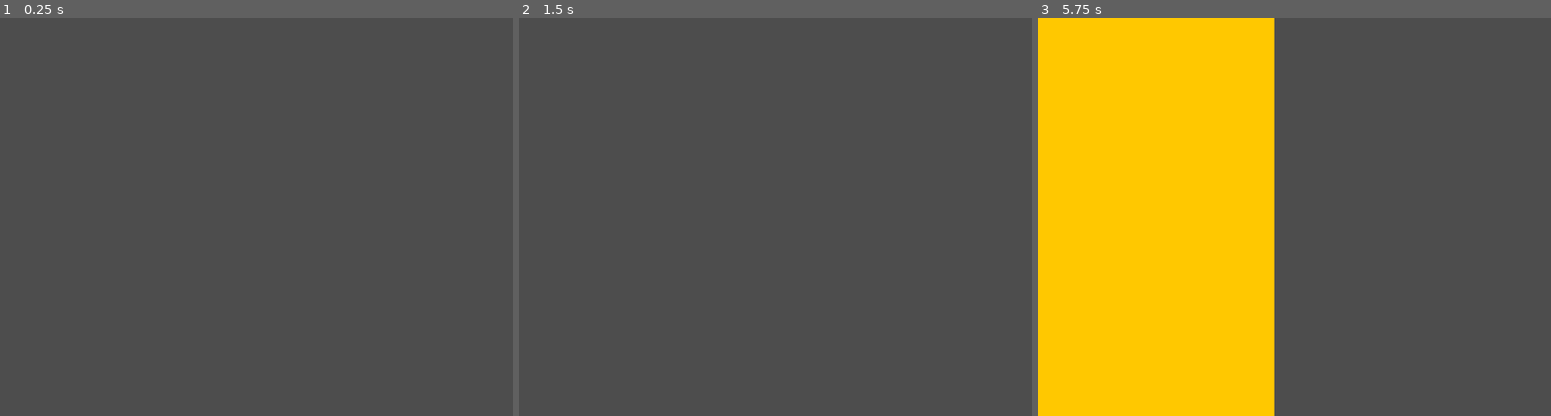
Above: before the commit, frames 1-3 (left to right).
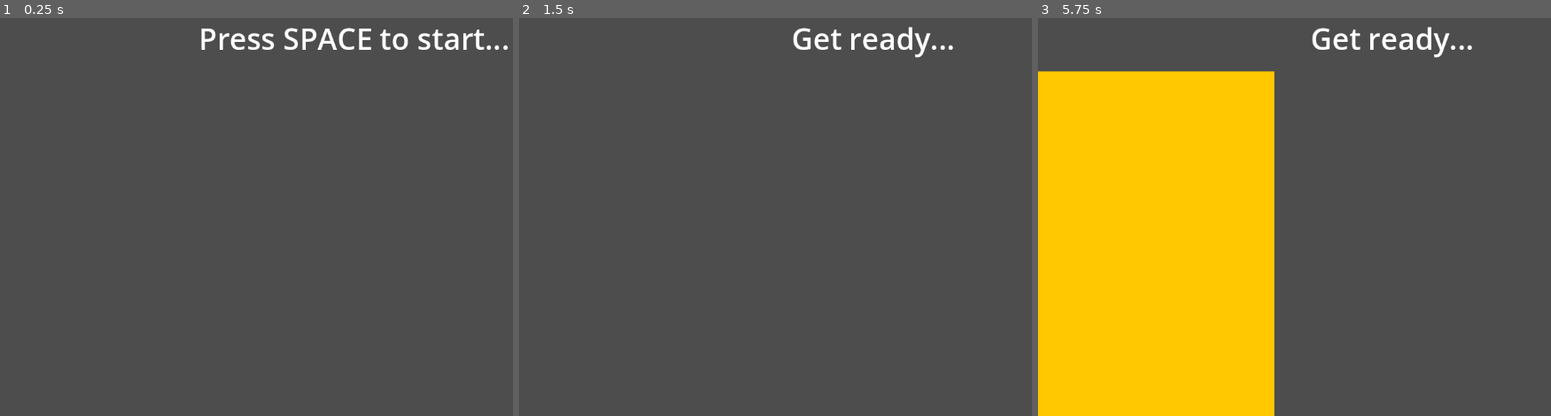
Above: after the commit, the same moments.

Repository: phrasmotica/workout-companion
Game: Godot game, scene res://scenes/app.tscn
The game is run twice, just before and just after one commit, with the same random seed, the same clock (stepped at 60 frames per second) and the same inputs.
Inputs:
- Up to frame 1 (0.25 s): no input
- Up to frame 2 (1.5 s): tap Space at 0.5 s; tap Enter (ui_accept) at 0.77, 1.25 s
- Up to frame 3 (5.75 s): tap Enter (ui_accept) at 1.52, 2, 2.75, 3.02, 3.5, 3.77, 4.25, 4.52 s

The runs differ from the first frame. In frame 1, 1.2% of the frame differs, in the area x 39-99%, y 2-8%; in frame 2, 0.6%; in frame 3, 6.9%, in the area x 0-85%, y 0-14%.

Commit message:
Add status message and rep counter to app

Diff:
--- a/scenes/app.tscn
+++ b/scenes/app.tscn
@@ -1,18 +1,22 @@
-[gd_scene load_steps=7 format=3 uid="uid://v6tj6nloub77"]
+[gd_scene load_steps=9 format=3 uid="uid://v6tj6nloub77"]
 
 [ext_resource type="Script" uid="uid://dphjta0fnof0s" path="res://scripts/app.gd" id="1_fee65"]
 [ext_resource type="PackedScene" uid="uid://dq00nnlosn23m" path="res://scenes/key_listener.tscn" id="1_hu2qg"]
 [ext_resource type="PackedScene" uid="uid://dtajkb5vd5nal" path="res://scenes/flasher.tscn" id="1_jv4sb"]
 [ext_resource type="Script" uid="uid://x4gkwisjojn1" path="res://scripts/workout.gd" id="2_vchjt"]
 [ext_resource type="PackedScene" uid="uid://jw8x56hddkq3" path="res://scenes/countdown.tscn" id="3_uvl1u"]
+[ext_resource type="PackedScene" uid="uid://c3ny8dq1xas7h" path="res://scenes/status_message.tscn" id="4_k6d74"]
+[ext_resource type="PackedScene" uid="uid://cpcr2u4jlkqua" path="res://scenes/rep_counter.tscn" id="5_ljqyw"]
 
 [sub_resource type="Resource" id="Resource_a7fap"]
 script = ExtResource("2_vchjt")
 reps = 20
 
-[node name="App" type="Node2D"]
+[node name="App" type="Node2D" node_paths=PackedStringArray("status_message", "rep_counter")]
 script = ExtResource("1_fee65")
 workout = SubResource("Resource_a7fap")
+status_message = NodePath("MarginContainer/VBoxContainer/StatusMessage")
+rep_counter = NodePath("MarginContainer/VBoxContainer/RepCounter")
 
 [node name="KeyListener" parent="." instance=ExtResource("1_hu2qg")]
 
@@ -20,16 +24,32 @@
 offset_right = 1152.0
 offset_bottom = 648.0
 
-[node name="Countdown" parent="MarginContainer" instance=ExtResource("3_uvl1u")]
+[node name="VBoxContainer" type="VBoxContainer" parent="MarginContainer"]
+layout_mode = 2
+theme_override_constants/separation = 20
+
+[node name="StatusMessage" parent="MarginContainer/VBoxContainer" instance=ExtResource("4_k6d74")]
+layout_mode = 2
+
+[node name="RepCounter" parent="MarginContainer/VBoxContainer" instance=ExtResource("5_ljqyw")]
+visible = false
+layout_mode = 2
+count = 0
+
+[node name="MarginContainer" type="MarginContainer" parent="MarginContainer/VBoxContainer"]
+layout_mode = 2
+size_flags_vertical = 3
+
+[node name="Countdown" parent="MarginContainer/VBoxContainer/MarginContainer" instance=ExtResource("3_uvl1u")]
 unique_name_in_owner = true
 layout_mode = 2
 
-[node name="Flasher" parent="MarginContainer" instance=ExtResource("1_jv4sb")]
+[node name="Flasher" parent="MarginContainer/VBoxContainer/MarginContainer" instance=ExtResource("1_jv4sb")]
 unique_name_in_owner = true
 visible = false
 layout_mode = 2
 
 [connection signal="pressed_start" from="KeyListener" to="." method="_on_key_listener_pressed_start"]
-[connection signal="cancelled" from="MarginContainer/Countdown" to="." method="_on_countdown_cancelled"]
-[connection signal="finished" from="MarginContainer/Countdown" to="." method="_on_countdown_finished"]
-[connection signal="flashed" from="MarginContainer/Flasher" to="." method="_on_flasher_flashed"]
+[connection signal="cancelled" from="MarginContainer/VBoxContainer/MarginContainer/Countdown" to="." method="_on_countdown_cancelled"]
+[connection signal="finished" from="MarginContainer/VBoxContainer/MarginContainer/Countdown" to="." method="_on_countdown_finished"]
+[connection signal="flashed" from="MarginContainer/VBoxContainer/MarginContainer/Flasher" to="." method="_on_flasher_flashed"]
--- /dev/null
+++ b/scenes/rep_counter.tscn
@@ -0,0 +1,16 @@
+[gd_scene load_steps=2 format=3 uid="uid://cpcr2u4jlkqua"]
+
+[ext_resource type="Script" uid="uid://brkdkh4y4cew6" path="res://scripts/rep_counter.gd" id="1_oj8hc"]
+
+[node name="RepCounter" type="VBoxContainer"]
+custom_minimum_size = Vector2(400, 0)
+script = ExtResource("1_oj8hc")
+count = 1
+max_count = 20
+
+[node name="Label" type="Label" parent="."]
+unique_name_in_owner = true
+layout_mode = 2
+theme_override_font_sizes/font_size = 48
+text = "Rep 1 of 20"
+horizontal_alignment = 1
--- /dev/null
+++ b/scenes/status_message.tscn
@@ -0,0 +1,21 @@
+[gd_scene load_steps=2 format=3 uid="uid://c3ny8dq1xas7h"]
+
+[ext_resource type="Script" uid="uid://b5wq6ocoud721" path="res://scripts/status_message.gd" id="1_0pn5e"]
+
+[node name="StatusMessage" type="VBoxContainer"]
+script = ExtResource("1_0pn5e")
+
+[node name="PressToStartLabel" type="Label" parent="."]
+unique_name_in_owner = true
+layout_mode = 2
+theme_override_font_sizes/font_size = 48
+text = "Press SPACE to start..."
+horizontal_alignment = 1
+
+[node name="GetReadyLabel" type="Label" parent="."]
+unique_name_in_owner = true
+visible = false
+layout_mode = 2
+theme_override_font_sizes/font_size = 48
+text = "Get ready..."
+horizontal_alignment = 1
--- a/scripts/app.gd
+++ b/scripts/app.gd
@@ -5,6 +5,12 @@
 
 @export
 var start_immediately := false
+
+@export
+var status_message: StatusMessage
+
+@export
+var rep_counter: RepCounter
 
 @onready
 var countdown: Countdown = %Countdown
@@ -26,6 +32,10 @@
 
 		print("do_countdown: started countdown")
 
+	if status_message:
+		status_message.show()
+		status_message.message = StatusMessage.MessageType.GET_READY
+
 func move_to_flasher():
 	if countdown:
 		countdown.hide()
@@ -41,12 +51,27 @@
 
 		print("move_to_flasher: start_stopped flasher")
 
+	if status_message:
+		status_message.hide()
+
+	if rep_counter:
+		rep_counter.show()
+		rep_counter.stop()
+
 func stop():
 	if flasher:
 		flasher.hide()
 		flasher.stop()
 
 		print("Stopped flasher")
+
+	if status_message:
+		status_message.show()
+		status_message.message = StatusMessage.MessageType.PRESS_START
+
+	if rep_counter:
+		rep_counter.hide()
+		rep_counter.stop()
 
 func _on_flasher_flashed() -> void:
 	if _reps_remaining <= 0:
@@ -57,6 +82,9 @@
 		_reps_remaining -= 1
 
 		print("%d reps remaining" % _reps_remaining)
+
+		if rep_counter:
+			rep_counter.inc()
 
 func _on_countdown_finished() -> void:
 	print("Countdown finished, moving to flasher")
--- /dev/null
+++ b/scripts/rep_counter.gd
@@ -0,0 +1,29 @@
+@tool
+class_name RepCounter extends VBoxContainer
+
+@export
+var count := 0:
+    set(value):
+        count = clampi(value, 1, max_count)
+
+        _refresh()
+
+@export
+var max_count := 0:
+    set(value):
+        max_count = value
+
+        _refresh()
+
+@onready
+var label: Label = %Label
+
+func inc() -> void:
+    count += 1
+
+func stop() -> void:
+    count = 1
+
+func _refresh() -> void:
+    if label:
+        label.text = "Rep %d of %d" % [count, max_count]
--- /dev/null
+++ b/scripts/status_message.gd
@@ -0,0 +1,21 @@
+@tool
+class_name StatusMessage extends VBoxContainer
+
+enum MessageType { PRESS_START, GET_READY }
+
+@export
+var message := MessageType.PRESS_START:
+    set(value):
+        message = value
+
+        _refresh()
+
+@onready
+var press_to_start_label: Label = %PressToStartLabel
+
+@onready
+var get_ready_label: Label = %GetReadyLabel
+
+func _refresh() -> void:
+    press_to_start_label.visible = message == MessageType.PRESS_START
+    get_ready_label.visible = message == MessageType.GET_READY
Not shown, added: scripts/rep_counter.gd.uid
Not shown, added: scripts/status_message.gd.uid
